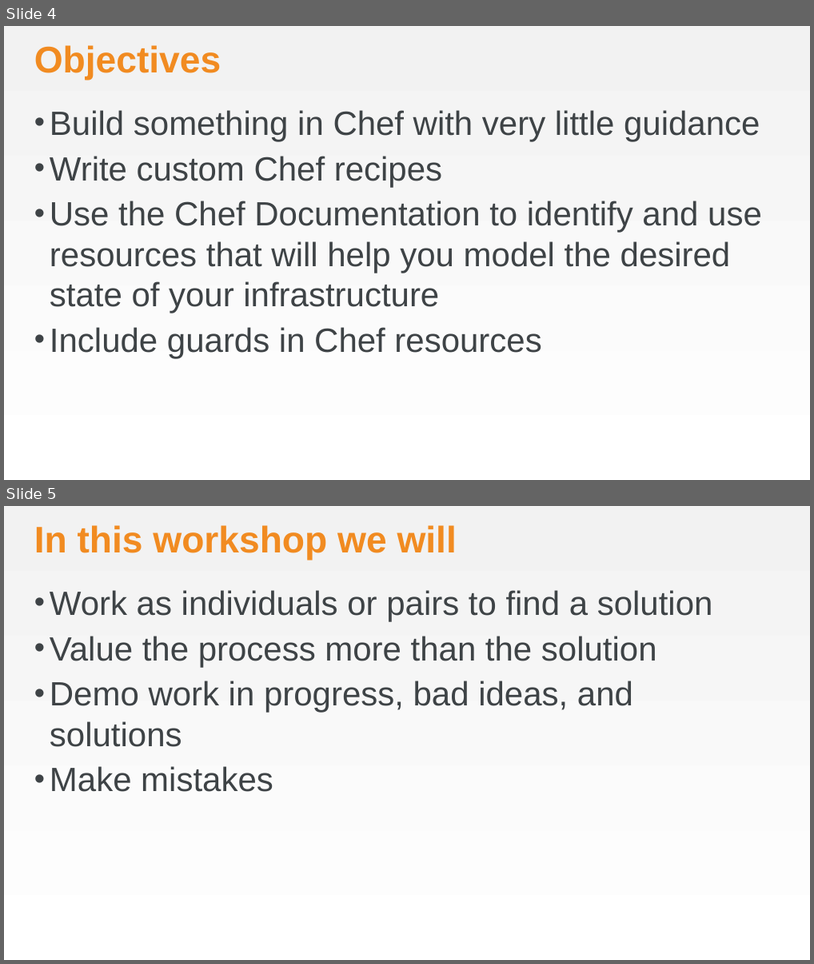
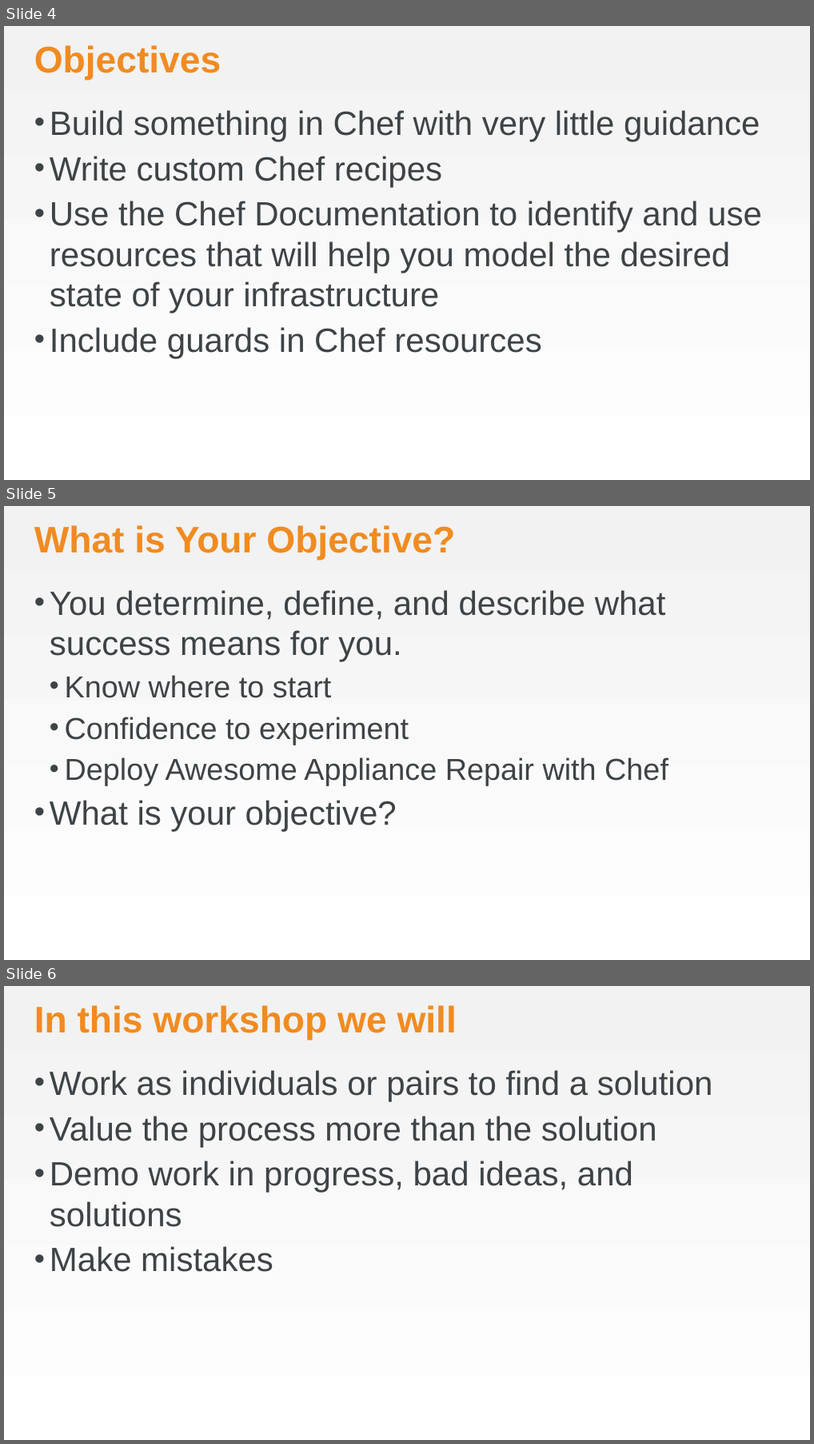
Before and after one commit to chef-training/workshops, a slide deck: Awesome_Appliance_Repair/AwesomeApplicanceRepair.pptx. Shown one above the other, each under a label of ours: slides 4 and 5 before the commit, slides 4, 5 and 6 after it. The pictures are 814x964 and 814x1444 pixels, drawn with LibreOffice and Linux fonts; fonts in the diff are those of the drawing; background and template pictures are left out. Boxes give left, top, right and bottom in pixels: in the first picture for what was removed or moved away, otherwise in the second. Text is boxed around its words. In the diff, an @@ line names an element or a change of style, - is before the commit and + after.

Commit message:
Add a couple of slides to the AAR workshop deck
* Slide 5 - What is Your Objective?
* Slide 32 - Your Objectives

```diff
--- a/Awesome_Appliance_Repair/AwesomeApplicanceRepair.pptx
+++ b/Awesome_Appliance_Repair/AwesomeApplicanceRepair.pptx
@@ slide 5 added at (4,506,810,960), background gradient #F2F2F2 to #FFFFFF @@
@@ title added at (34,525,455,560), 44 pt, text #F18B21, bold @@
+What is Your Objective?
@@ text added at (50,590,669,832), 40 pt, text #3E4346 @@
+• You determine, define, and describe what success means for you.
+  • Know where to start
+  • Confidence to experiment
+  • Deploy Awesome Appliance Repair with Chef
+• What is your objective?
@@ what was slide 5 is now slide 6 @@
```
Also in this commit, not shown: 1 other slide added, 1 other file.
